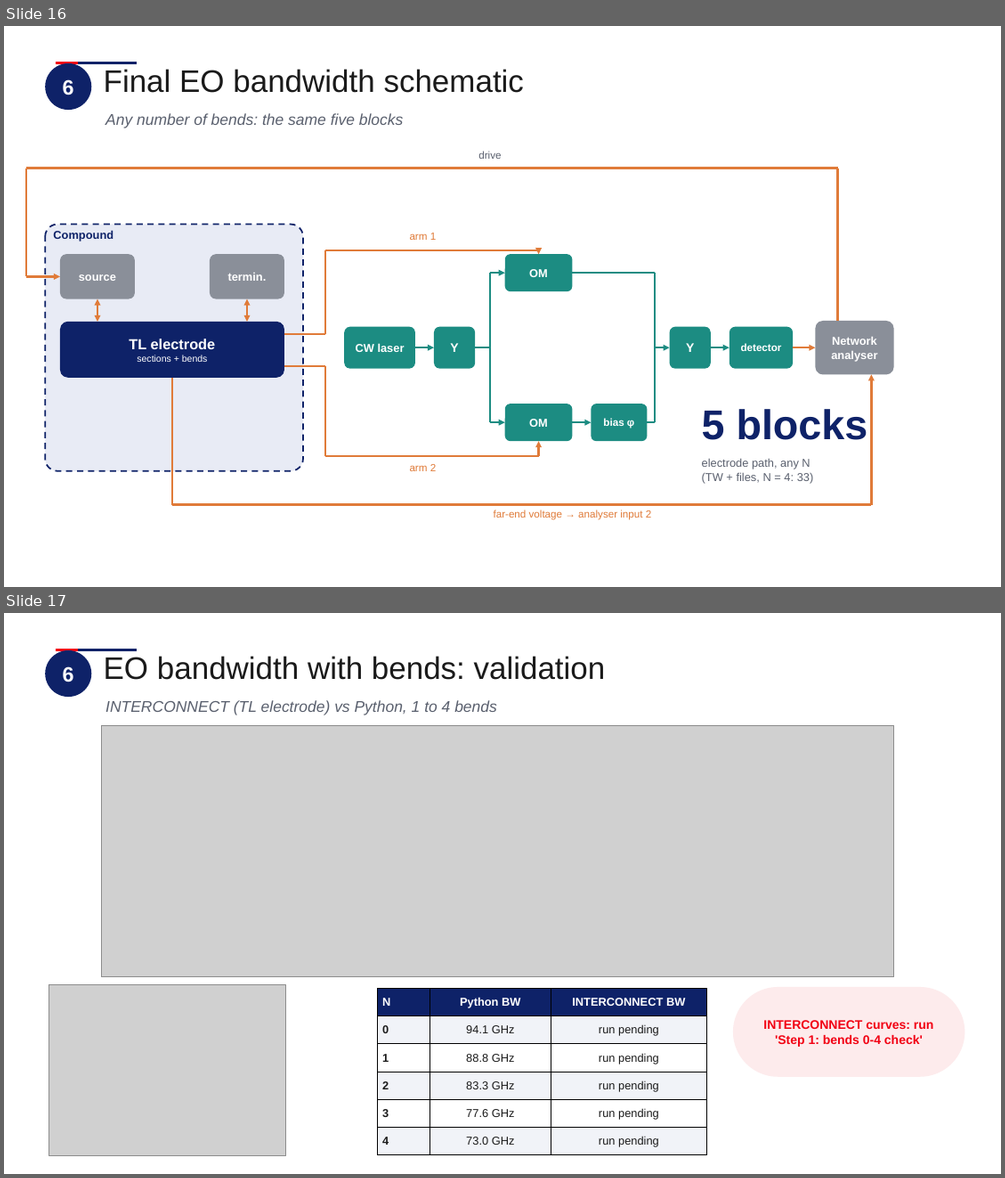
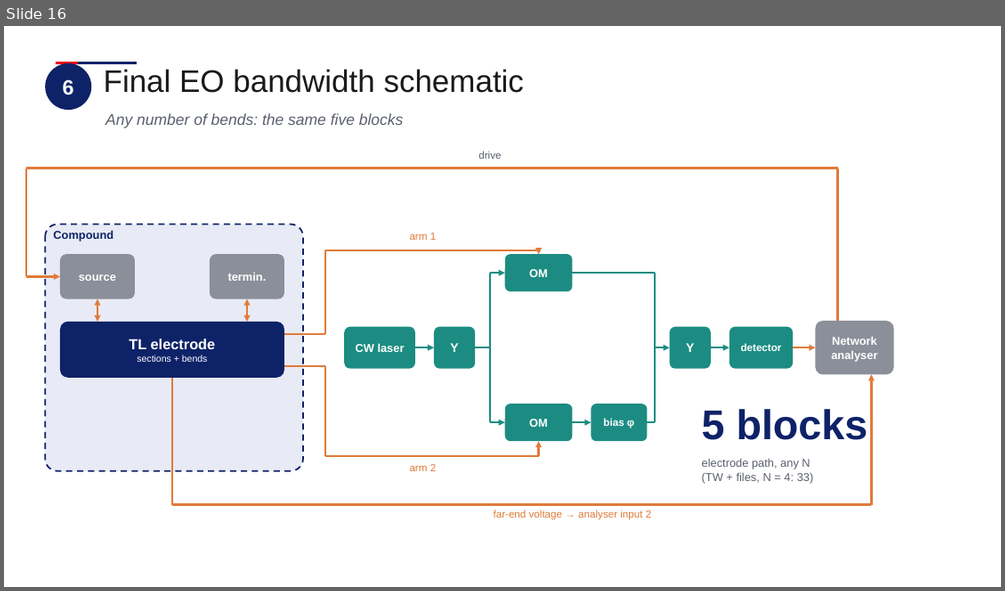
Before and after one commit to andreimuresian/claude, a slide deck: docs/Bends_in_INTERCONNECT.pptx. Shown one above the other, each under a label of ours: slides 16 and 17 before the commit, slide 16 after it. The pictures are 1005x1178 and 1005x591 pixels, drawn with LibreOffice and Linux fonts; fonts in the diff are those of the drawing; grey boxes stand for pictures; background and template pictures are left out. Boxes give left, top, right and bottom in pixels: in the first picture for what was removed or moved away, otherwise in the second. Text is boxed around its words. In the diff, an @@ line names an element or a change of style, - is before the commit and + after.

```diff
--- a/docs/Bends_in_INTERCONNECT.pptx
+++ b/docs/Bends_in_INTERCONNECT.pptx
@@ slide 17 removed at (x1=4, y1=613, x2=1001, y2=1174), background #FFFFFF; not listed: 2 template elements that a slide beside it also shows @@
@@ ellipse removed at (x1=45, y1=650, x2=91, y2=697) @@
-6
@@ text removed at (x1=104, y1=656, x2=606, y2=680) @@
-EO bandwidth with bends: validation
@@ text removed at (x1=105, y1=700, x2=497, y2=715) @@
-INTERCONNECT (TL electrode) vs Python, 1 to 4 bends
@@ picture removed at (x1=101, y1=725, x2=894, y2=977) @@
@@ picture removed at (x1=48, y1=985, x2=285, y2=1155) @@
@@ table removed at (x1=378, y1=989, x2=706, y2=1155), 6 rows, 3 columns @@
-N | Python BW | INTERCONNECT BW
-0 | 94.1 GHz | run pending
-1 | 88.8 GHz | run pending
-2 | 83.3 GHz | run pending
-3 | 77.6 GHz | run pending
-4 | 73.0 GHz | run pending
@@ rounded rectangle removed at (x1=733, y1=987, x2=965, y2=1077) @@
-INTERCONNECT curves: run 'Step 1: bends 0-4 check'
```
Also in this commit, not shown: 2 slides changed, 6 slides added.
